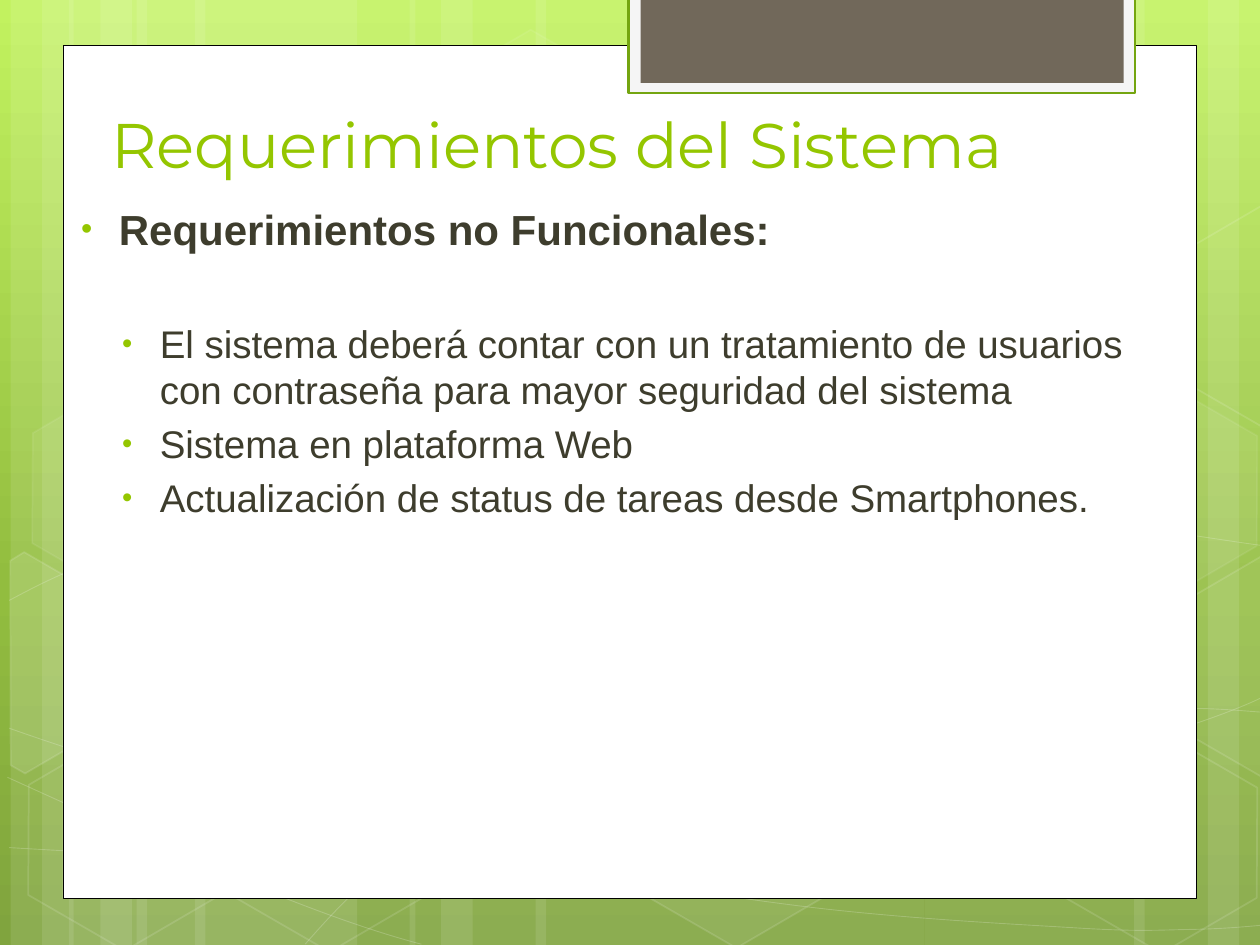
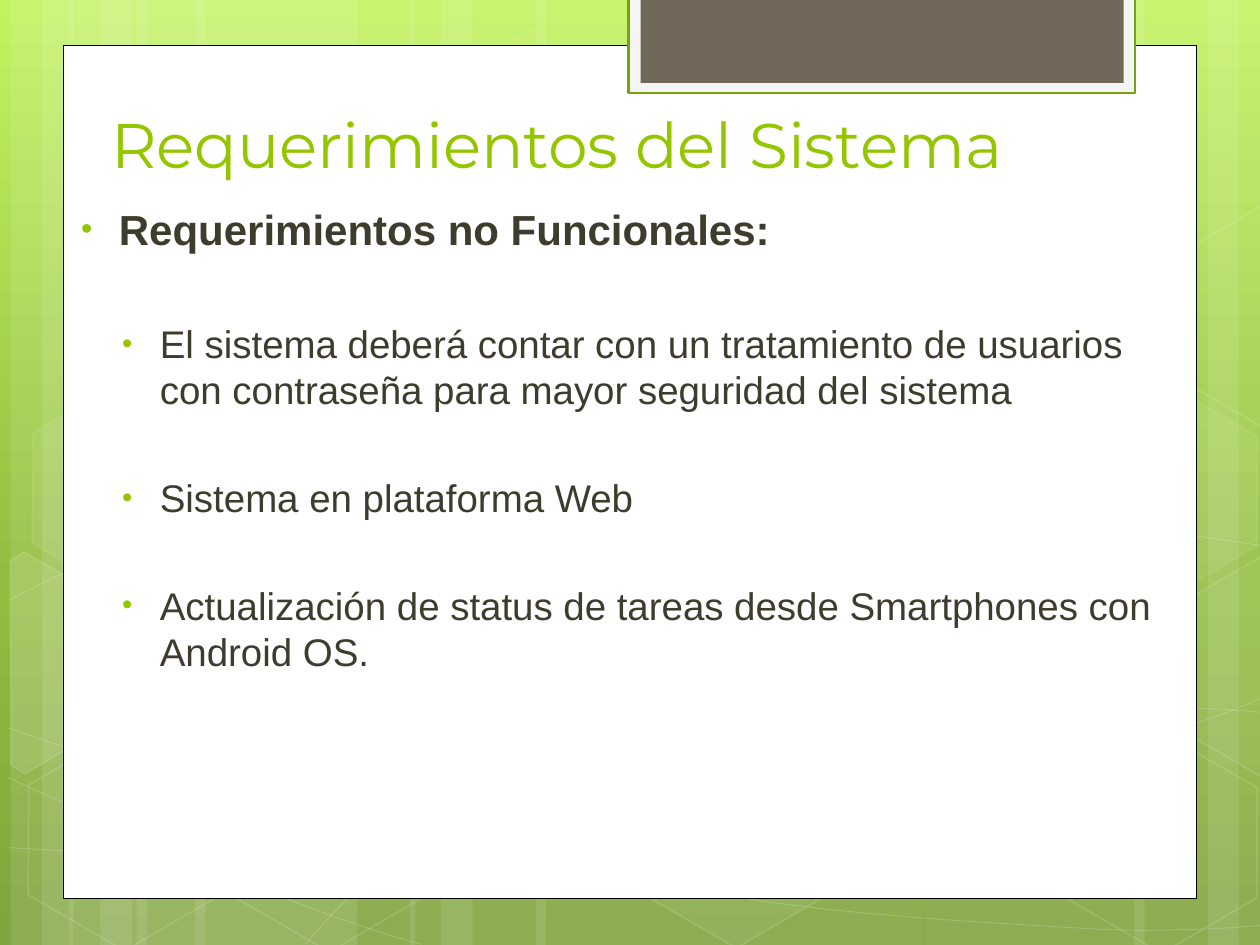
Before and after one commit to ptissera/habilitacion-profesional-2012-4k4, a slide deck: slide 10 of Documentacion/Proyecto/Presentacion Final/Exposicion Final.pptx. Drawn at 1260x945 pixels with LibreOffice and Linux fonts; fonts in the diff are those of the drawing. Boxes give left, top, right and bottom in pixels: in the first picture for what was removed or moved away, otherwise in the second. Text is boxed around its words. In the diff, an @@ line names an element or a change of style, - is before the commit and + after.

```diff
--- a/Documentacion/Proyecto/Presentacion Final/Exposicion Final.pptx
+++ b/Documentacion/Proyecto/Presentacion Final/Exposicion Final.pptx
@@ text at box(160, 591, 1151, 667): text changed @@
-  • Actualización de status de tareas desde Smartphones.
+  • Actualización de status de tareas desde Smartphones con Android OS.
```
Also in this commit, not shown: 2 other slides changed.
